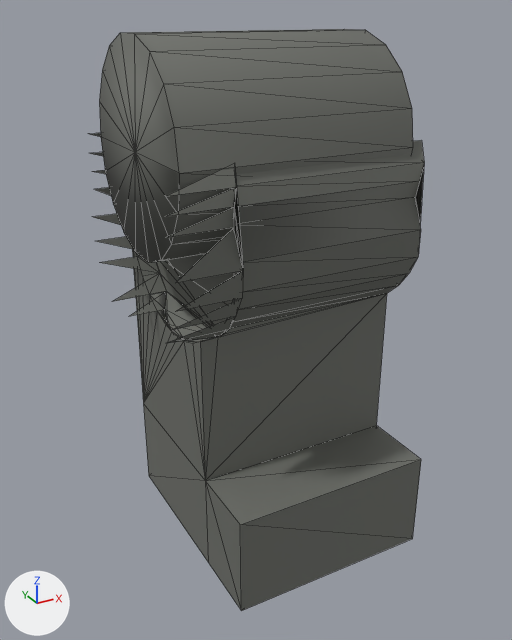
Renders of the glTF model wasm/assets/minifig/knight/legR.glb from each side of a commit.
Both versions are drawn from a 50 mm camera at (-0.475, -0.838, 0.161) aimed at (-0.028, -0.025, -0.246). The lights are fixed; the arrows at lower left show +X, +Y and +Z. The picture after the commit comes second. Mesh edges are drawn as thin lines. Vertices at exactly the same position are counted once.

Objects in the first picture: 'knight_legR'.
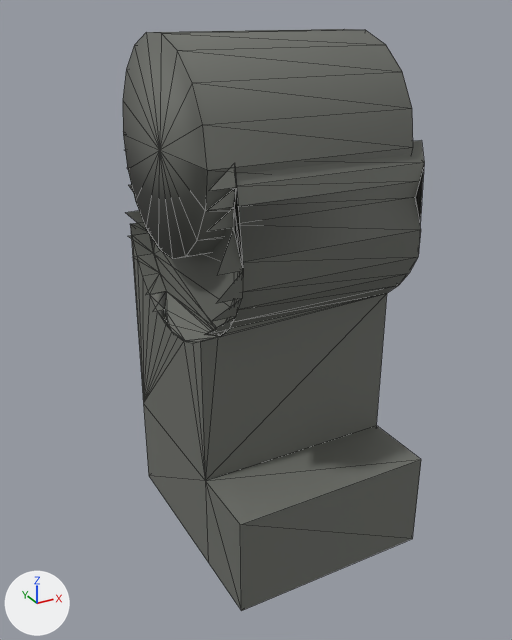
Where the change shows, as pixel boxes (x1, y1, x2, y2) in the pictures (512 x 640 px; the box of a moved part takes in the faces that stretch with it):
```json
{"object": "knight_legR", "change": "reshaped", "before": [89, 29, 424, 611], "after": [123, 29, 424, 611], "on screen": "10% narrower"}
{"part": 1, "of": "me_knight_legr", "change": "moved or reshaped", "before": [89, 29, 413, 343], "after": [123, 29, 413, 337]}
```

The change, as JSON lines over the scene's bpy script:
```json
{"block": "me_knight_legr", "where": "# used by ob_knight_legr; location = (0.0, 0.0, 0.0)"}
{"op": "remove", "block": "me_knight_legr", "code": "me_knight_legr.from_pydata(...)  # 155 vertices, 235 faces; spans x -0.2..0.156, y -0.192..0.156, z -0.589..0.135"}
{"op": "add", "block": "me_knight_legr", "code": "me_knight_legr.from_pydata(...)  # 155 vertices, 235 faces; spans x -0.15..0.156, y -0.192..0.156, z -0.589..0.135"}
{"block": "me_knight_legr", "change": "me_knight_legr part 1: all 37 vertices in x -0.2..-0.177, y -0.155..0.155, z -0.25..0.135 are scaled about their middle by (0, 1, 1), then moved by (0.039, 0.0, 0.0)"}
```
